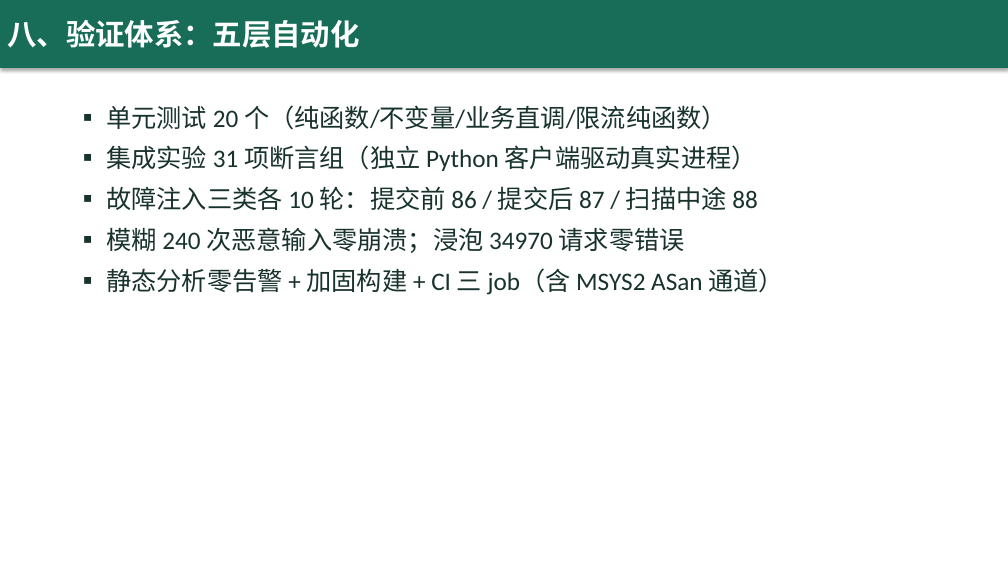
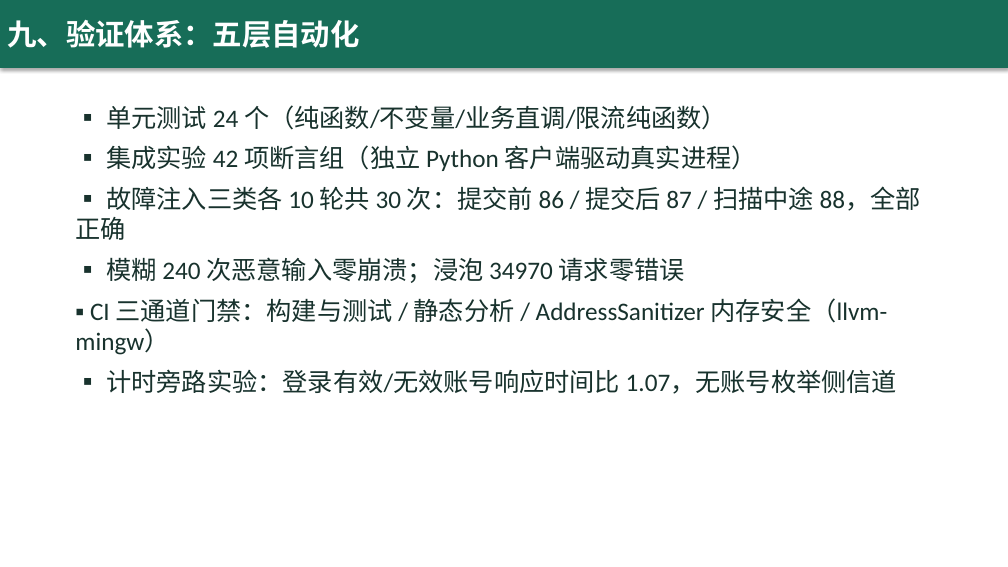
Before and after one commit to yq6666-66/lab-booking-system, a slide deck: slide 10 of docs/thesis/答辩演示.pptx (slide 9 before the commit). Drawn at 1008x567 pixels with LibreOffice and Linux fonts; fonts in the diff are those of the drawing. Boxes give left, top, right and bottom in pixels: in the first picture for what was removed or moved away, otherwise in the second. Text is boxed around its words. In the diff, an @@ line names an element or a change of style, - is before the commit and + after.

Commit message:
docs: 答辩材料对齐 r12 现实 + 仓库收尾
- 答辩演示.pptx 重制 15 页：验证体系 24 单元/42 集成/三通道 CI（llvm-mingw ASan）、
  新增管理控制台与运营能力页（fig5-1 截图）、BR1-BR11、schema v2→v4、计时旁路 1.07、七例缺陷
- 答辩演示脚本.md：--demo-days 重建演示库前置、新增控制台走查环节、签到改现场实操、收尾数字更新
- figures.py ER 图横幅 schema v3 → v2→v4，重绘插图并重生成论文 docx（54 标题/9 图不变）
- .gitignore 补 *.gcov 与任意层级 .mimosa/；删除 0 字节占位文件

```diff
--- a/docs/thesis/答辩演示.pptx
+++ b/docs/thesis/答辩演示.pptx
@@ text in rectangle at (7, 20, 359, 48): text changed @@
-八、验证体系：五层自动化
+九、验证体系：五层自动化
@@ text at (75, 105, 921, 240): text changed @@
-▪ 单元测试 20 个（纯函数/不变量/业务直调/限流纯函数）
-▪ 集成实验 31 项断言组（独立 Python 客户端驱动真实进程）
-▪ 故障注入三类各 10 轮：提交前 86 / 提交后 87 / 扫描中途 88
+▪ 单元测试 24 个（纯函数/不变量/业务直调/限流纯函数）
+▪ 集成实验 42 项断言组（独立 Python 客户端驱动真实进程）
+▪ 故障注入三类各 10 轮共 30 次：提交前 86 / 提交后 87 / 扫描中途 88，全部正确
@@ text at (75, 298, 897, 394): text changed @@
-▪ 静态分析零告警 + 加固构建 + CI 三 job（含 MSYS2 ASan 通道）
+▪ CI 三通道门禁：构建与测试 / 静态分析 / AddressSanitizer 内存安全（llvm-mingw）
+▪ 计时旁路实验：登录有效/无效账号响应时间比 1.07，无账号枚举侧信道
```
Also in this commit, not shown: 7 other slides changed, 1 slide added, 7 other files.
